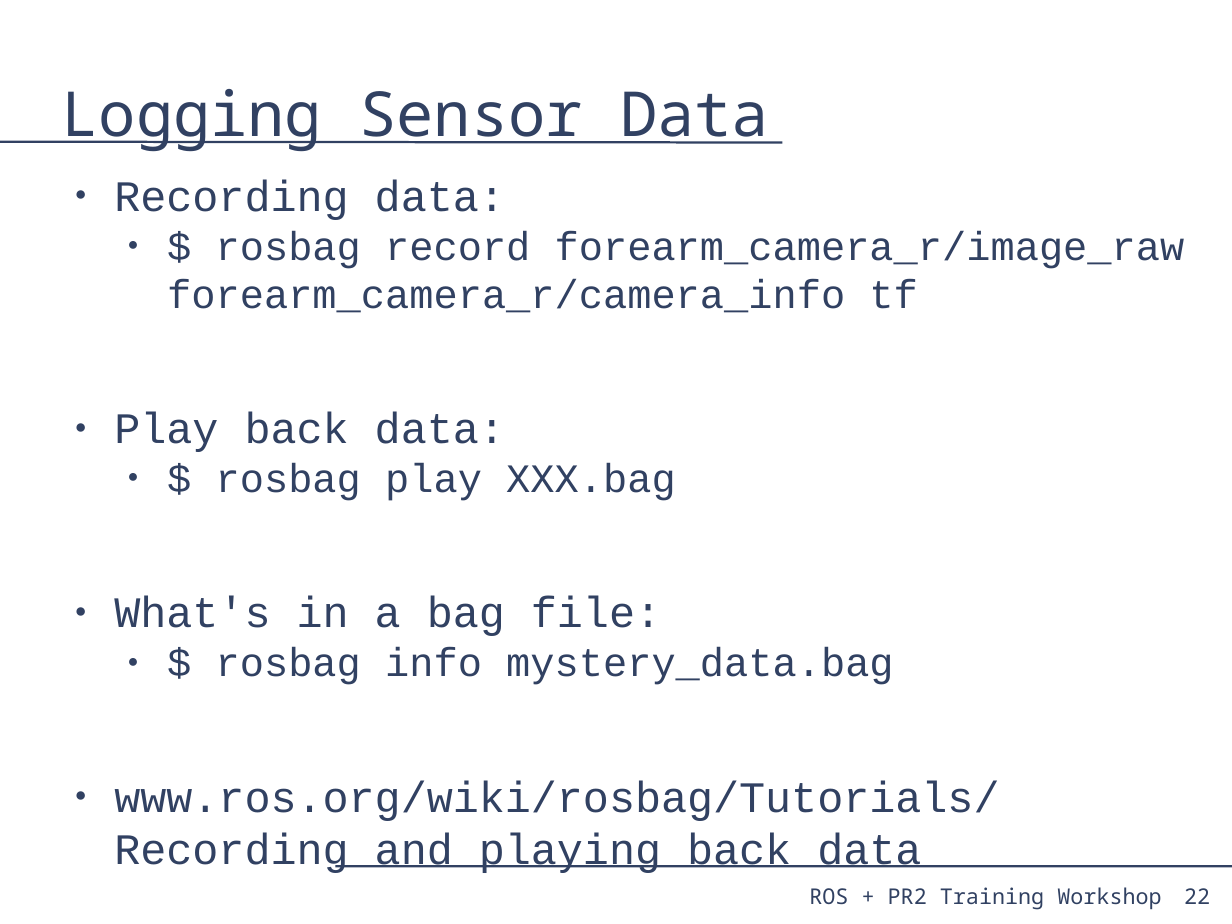
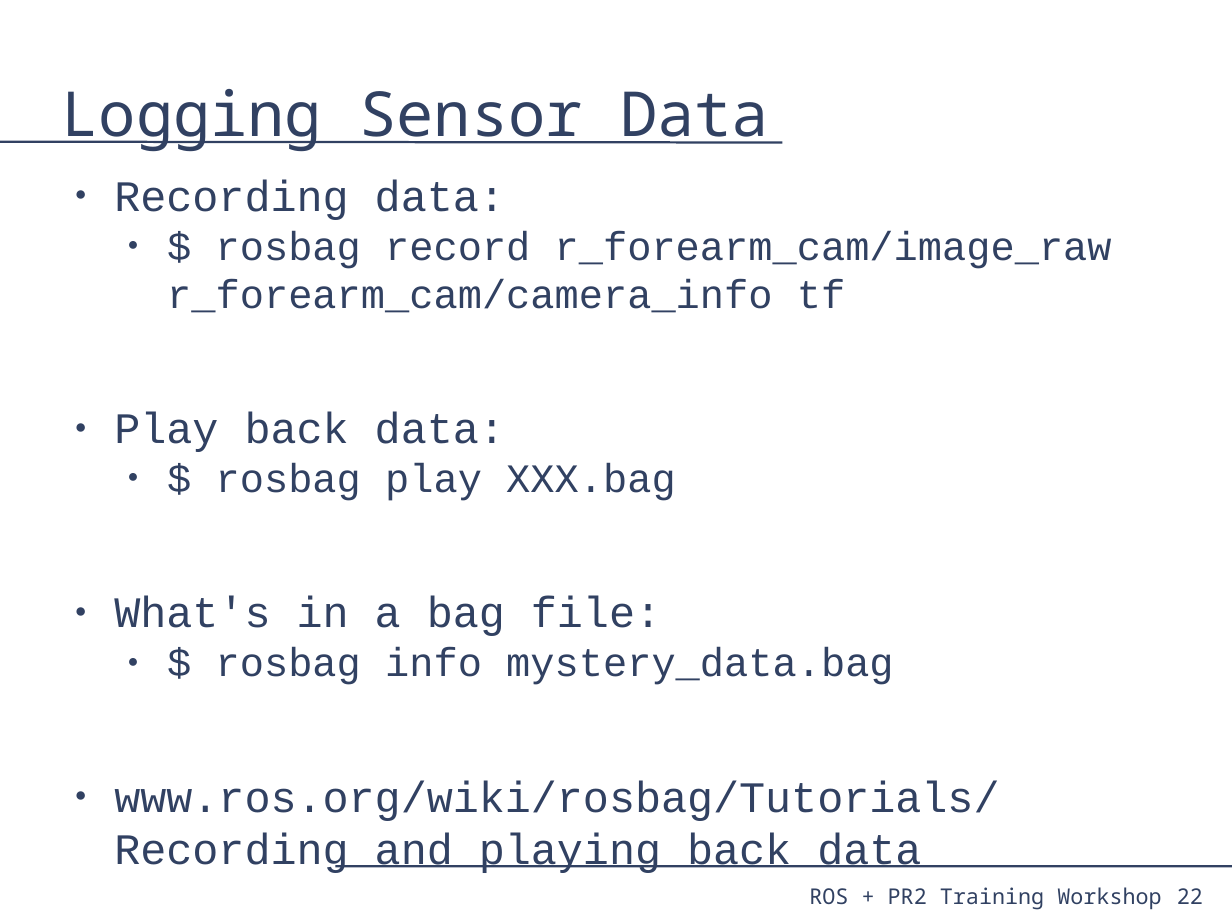
Before and after one commit to PR2/pr2_docs, a slide deck: slide 22 of pr2_training_workshop/processing_camera_data/slides.odp. Drawn at 1232x924 pixels with LibreOffice and Linux fonts; fonts in the diff are those of the drawing. Boxes give left, top, right and bottom in pixels: in the first picture for what was removed or moved away, otherwise in the second. Text is boxed around its words. In the diff, an @@ line names an element or a change of style, - is before the commit and + after.

Commit message:
processing_camera_data: Formatting tweaks. Put remaining reference links at bottom of slides. Switched to new forearm topic names in examples.

```diff
--- a/pr2_training_workshop/processing_camera_data/slides.odp
+++ b/pr2_training_workshop/processing_camera_data/slides.odp
@@ text at bbox=[167, 231, 1112, 313]: text changed @@
-  ● $ rosbag record forearm_camera_r/image_raw forearm_camera_r/camera_info tf
+  ● $ rosbag record r_forearm_cam/image_raw r_forearm_cam/camera_info tf
@@ page number: place and size @@
-page number at bbox=[1184, 888, 1210, 904]
+page number at bbox=[1177, 888, 1203, 904]
```
Also in this commit, not shown: 21 other slides changed.
